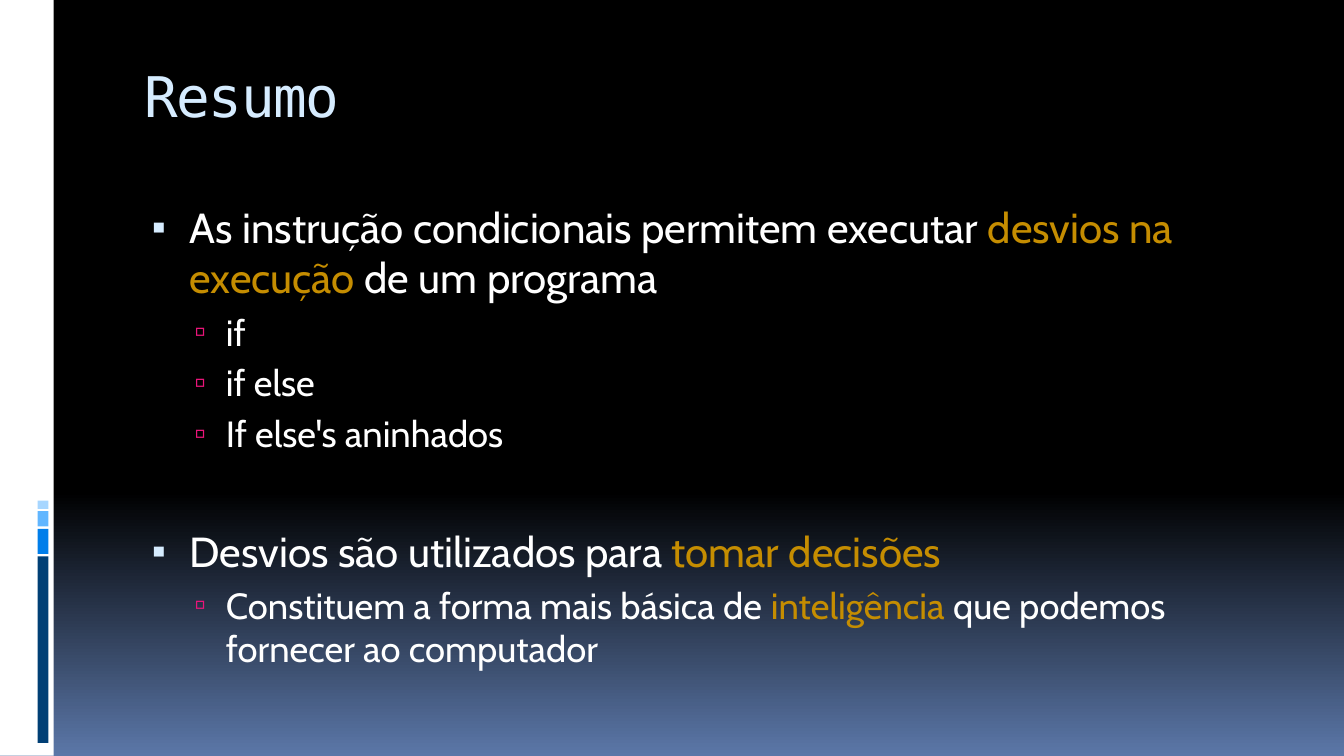
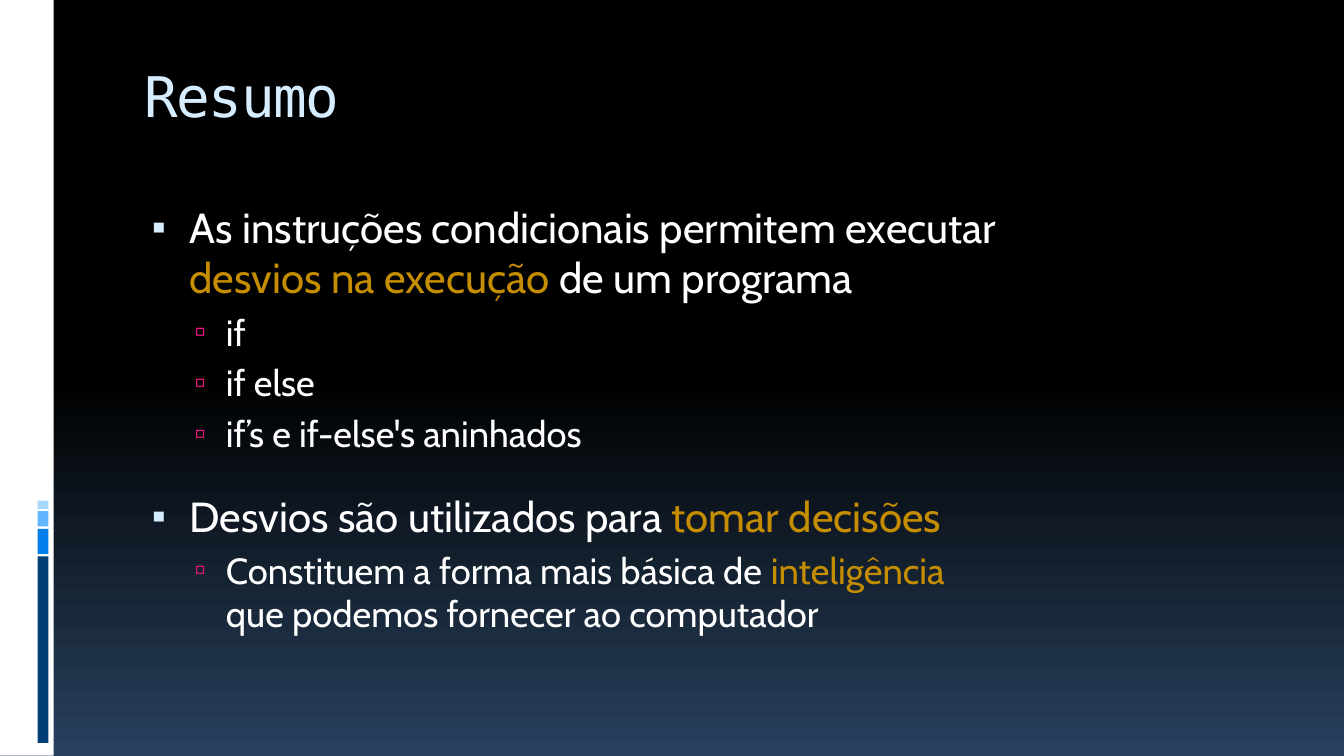
Before and after one commit to JudsonSS/ProgComp, a slide deck: slide 21 of Slides/20. Instrução de Desvio If.pptx. Drawn at 1344x756 pixels with LibreOffice and Linux fonts; fonts in the diff are those of the drawing. Boxes give left, top, right and bottom in pixels: in the first picture for what was removed or moved away, otherwise in the second. Text is boxed around its words. In the diff, an @@ line names an element or a change of style, - is before the commit and + after.

```diff
--- a/Slides/20. Instrução de Desvio If.pptx
+++ b/Slides/20. Instrução de Desvio If.pptx
@@ background gradient #000000 to #5B77A8 to gradient #000000 to #28415E @@
@@ text at (190, 211, 997, 303): text changed @@
-▪ As instrução condicionais permitem executar desvios na execução de um programa
+▪ As instruções condicionais permitem executar
+  desvios na execução de um programa
@@ text at (226, 419, 581, 448): text changed @@
-  ▫ If else's aninhados
+  ▫ if’s e if-else's aninhados
```
Also in this commit, not shown: 20 other slides changed, 4 other files.
